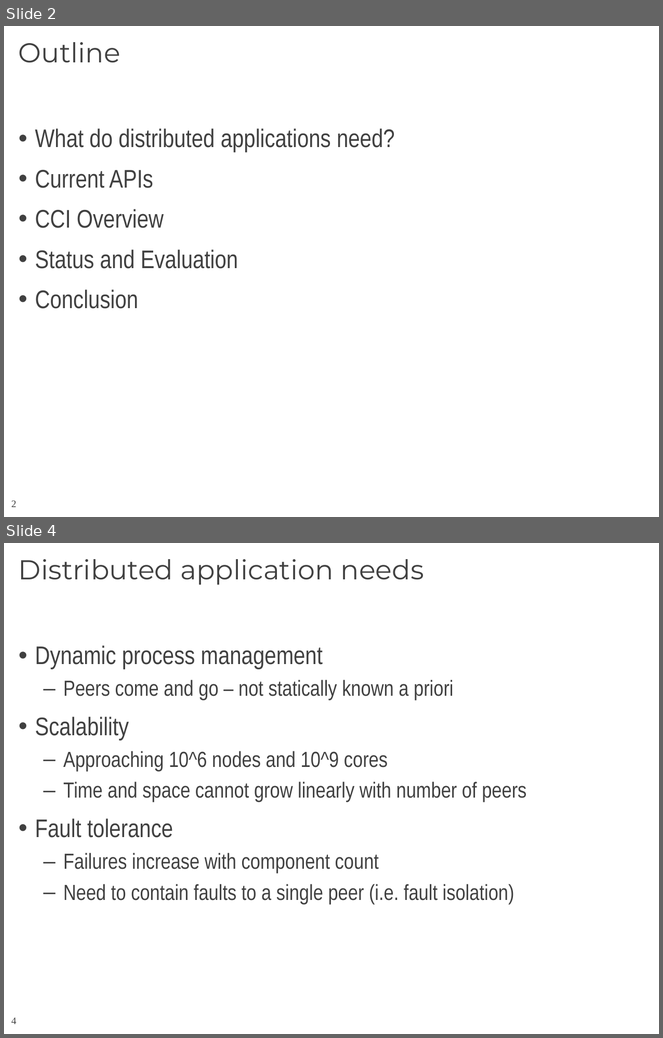
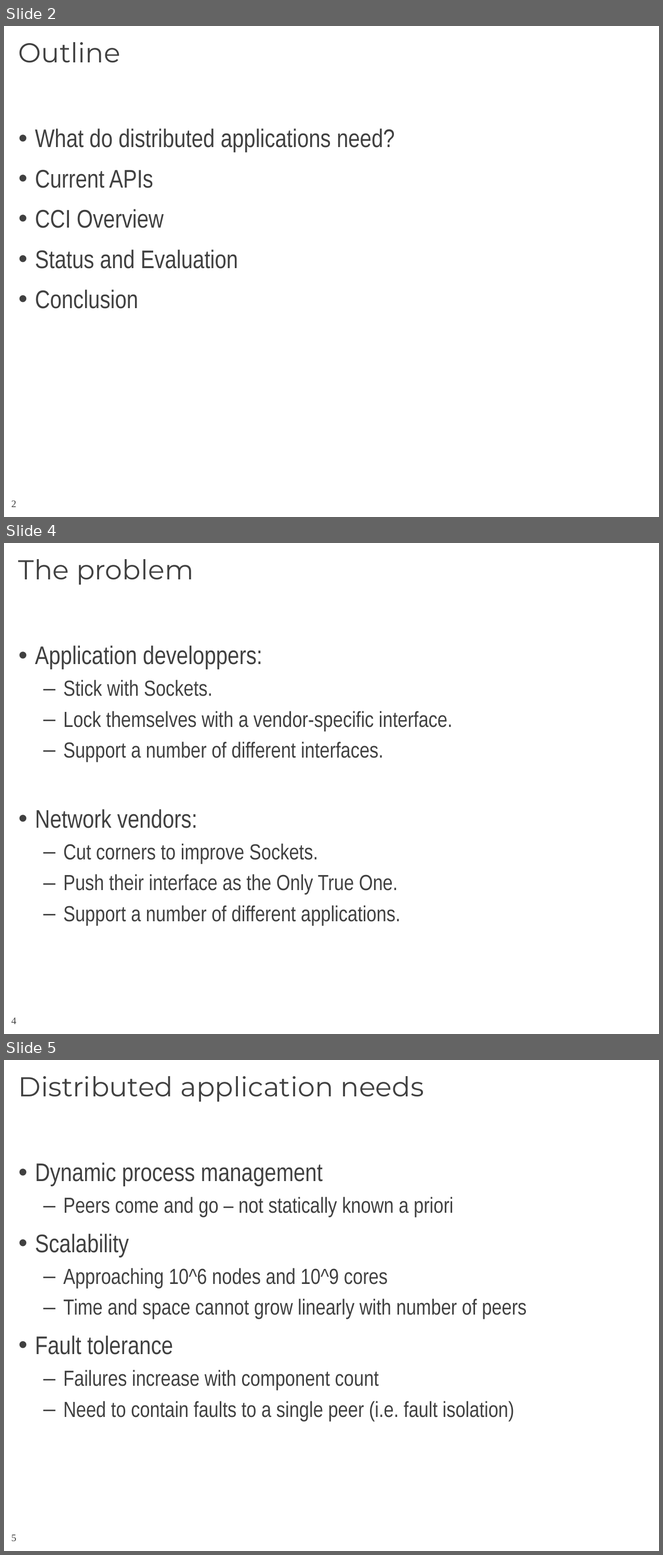
Before and after one commit to CCI/pub, a slide deck: slides/HotI-2011/2011-HotI-CCI-OLCF.pptx. Shown one above the other, each under a label of ours: slides 2 and 4 before the commit, slides 2, 4 and 5 after it; the slides between them are not shown. The pictures are 663x1038 and 663x1555 pixels, drawn with LibreOffice and Linux fonts; fonts in the diff are those of the drawing; background and template pictures are left out. Boxes give left, top, right and bottom in pixels: in the first picture for what was removed or moved away, otherwise in the second. Text is boxed around its words. In the diff, an @@ line names an element or a change of style, - is before the commit and + after.

```diff
--- a/slides/HotI-2011/2011-HotI-CCI-OLCF.pptx
+++ b/slides/HotI-2011/2011-HotI-CCI-OLCF.pptx
@@ slide 4 added at (4, 543, 659, 1034), background #FFFFFF; not listed: 1 template element that a slide beside it also shows @@
@@ title added at (19, 559, 194, 585), 30 pt, text #404040 @@
+The problem
@@ text added at (35, 645, 453, 926), 24 pt, text #404040 @@
+• Application developpers:
+  – Stick with Sockets.
+  – Lock themselves with a vendor-specific interface.
+  – Support a number of different interfaces.
+• Network vendors:
+  – Cut corners to improve Sockets.
+  – Push their interface as the Only True One.
+  – Support a number of different applications.
@@ what was slide 4 is now slide 5 @@
@@ page number at (11, 1535, 16, 1542): text changed @@
-4
+5
```
Also in this commit, not shown: 1 slide changed, 1 other slide added, 1 slide removed.
